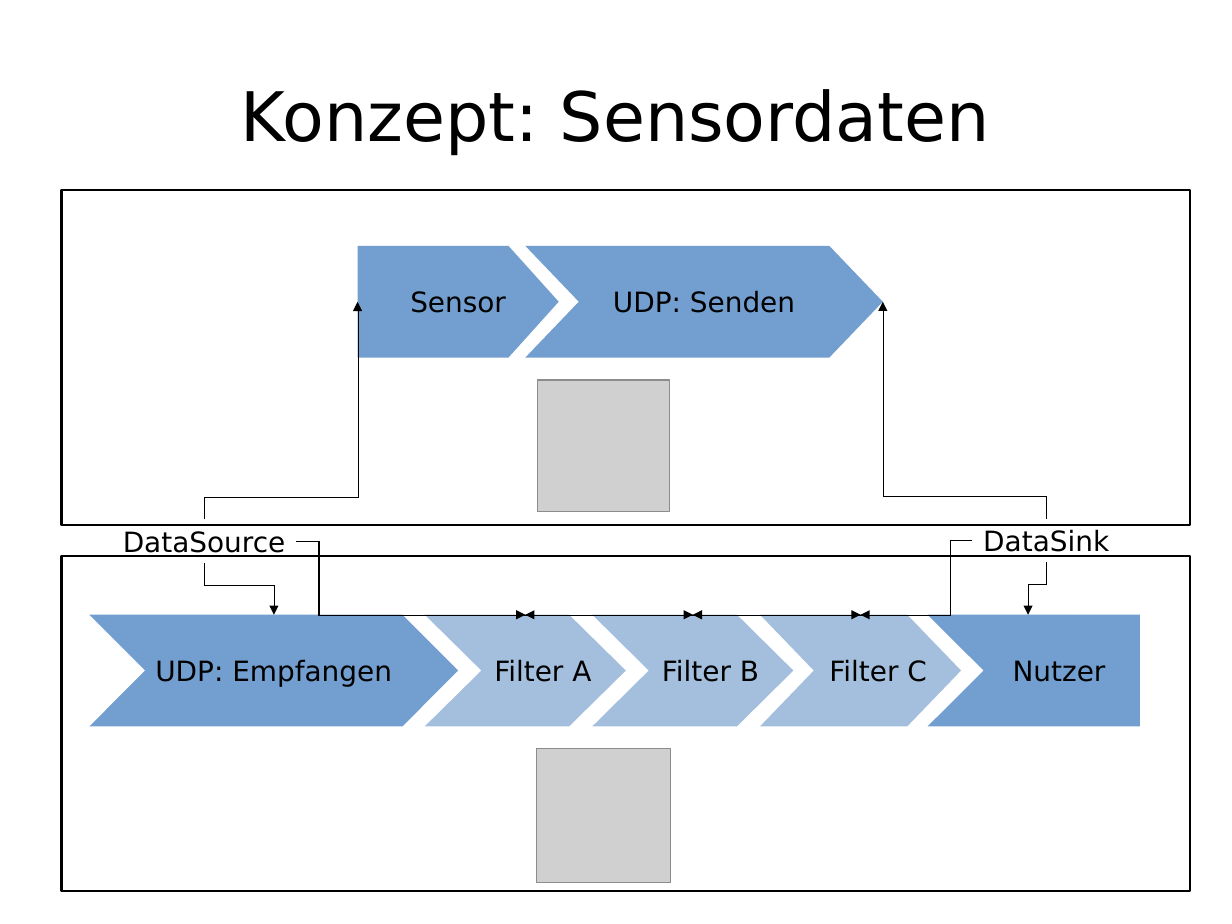
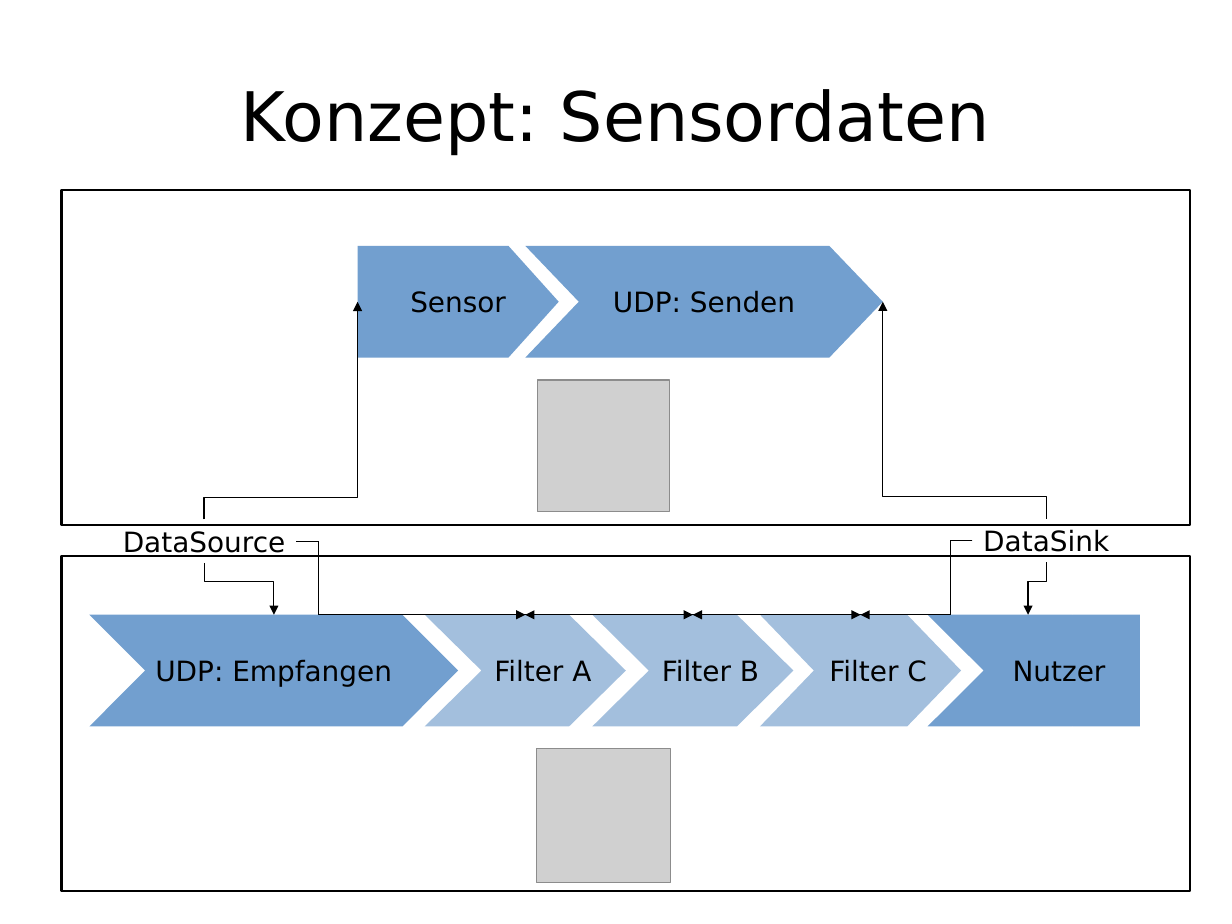
Before and after one commit to enra64/psychic-giggle, a slide deck: slide 17 of zwischenstand anfang dezember.odp (slide 16 before the commit). Drawn at 1232x924 pixels with LibreOffice and Linux fonts; fonts in the diff are those of the drawing; grey boxes stand for pictures. Boxes give left, top, right and bottom in pixels: in the first picture for what was removed or moved away, otherwise in the second. Text is boxed around its words. In the diff, an @@ line names an element or a change of style, - is before the commit and + after.

```diff
--- a/zwischenstand anfang dezember.odp
+++ b/zwischenstand anfang dezember.odp
@@ elbow arrow (205, 563) - (274, 615): stroke #000000 0 pt to #000000 0.79 pt; route changed @@
@@ elbow arrow (1046, 562) - (1029, 615): stroke #000000 0 pt to #000000 0.79 pt; route changed @@
```
Also in this commit, not shown: 1 other slide changed, 1 slide added.
